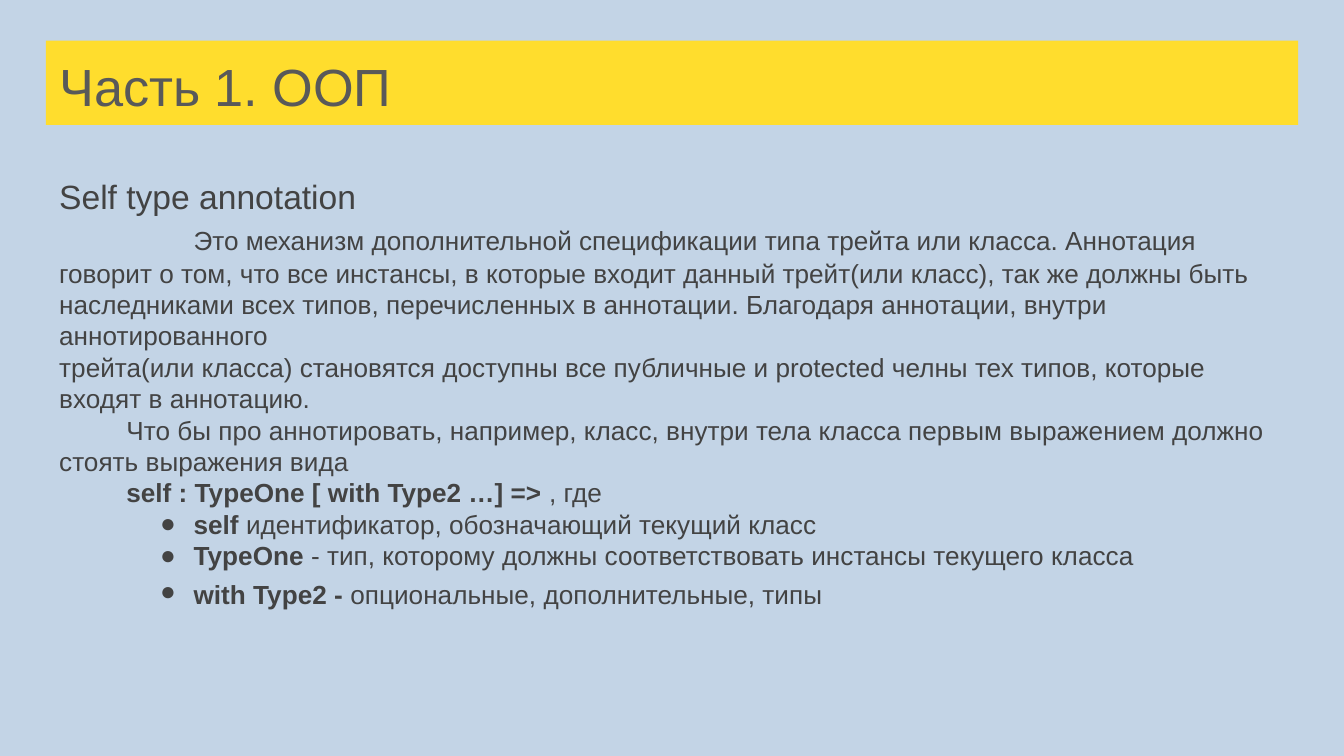
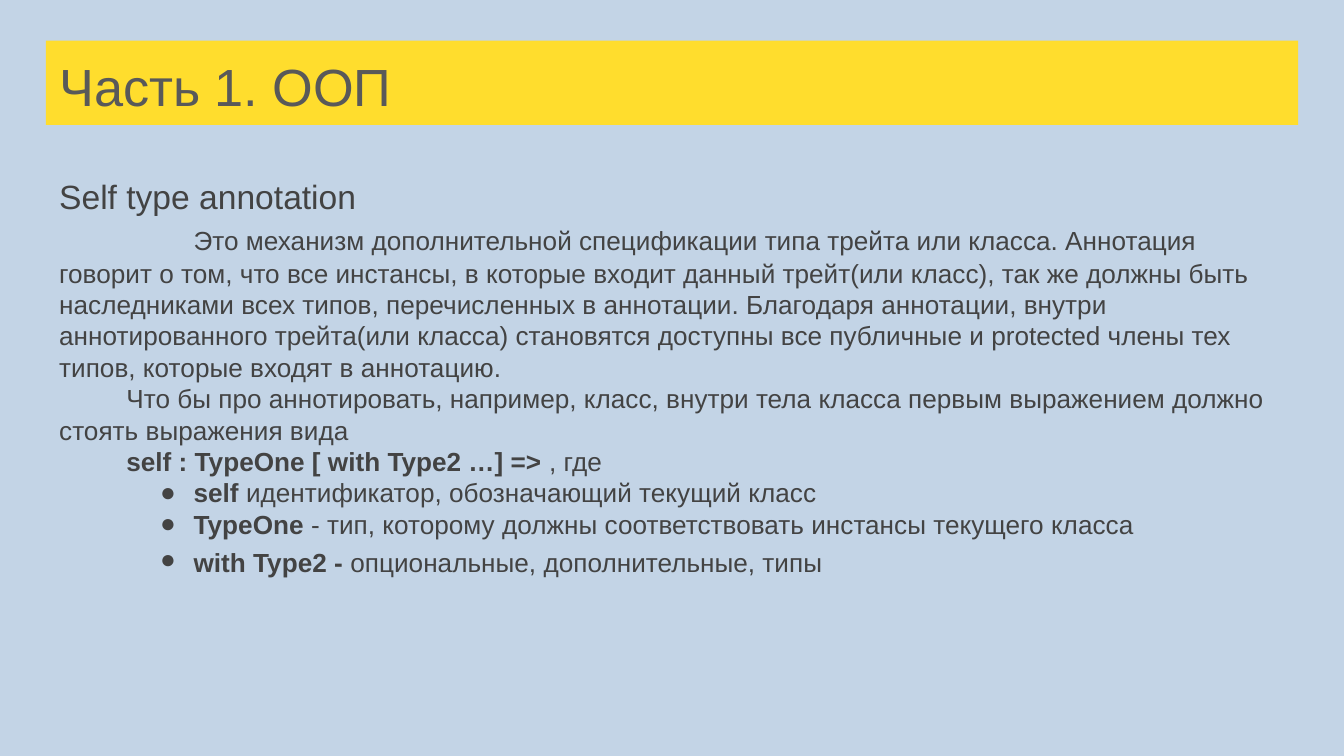
Before and after one commit to sergeypopov83/scala-school, a slide deck: slide 113 of src/main/resources/Лекции Scala для FinTech.pptx. Drawn at 1344x756 pixels with LibreOffice and Linux fonts; fonts in the diff are those of the drawing. Boxes give left, top, right and bottom in pixels: in the first picture for what was removed or moved away, otherwise in the second. Text is boxed around its words. In the diff, an @@ line names an element or a change of style, - is before the commit and + after.

```diff
--- a/src/main/resources/Лекции Scala для FinTech.pptx
+++ b/src/main/resources/Лекции Scala для FinTech.pptx
@@ text at [59,230,1248,383]: text changed @@
-Это механизм дополнительной спецификации типа трейта или класса. Аннотация говорит о том, что все инстансы, в которые входит данный трейт(или класс), так же должны быть наследниками всех типов, перечисленных в аннотации. Благодаря аннотации, внутри аннотированного
-трейта(или класса) становятся доступны все публичные и protected челны тех типов, которые входят в аннотацию.
+Это механизм дополнительной спецификации типа трейта или класса. Аннотация говорит о том, что все инстансы, в которые входит данный трейт(или класс), так же должны быть наследниками всех типов, перечисленных в аннотации. Благодаря аннотации, внутри аннотированного трейта(или класса) становятся доступны все публичные и protected члены тех типов, которые входят в аннотацию.
```
Also in this commit, not shown: 16 other slides changed, 38 slides added, 1 slide removed, 6 other files.
